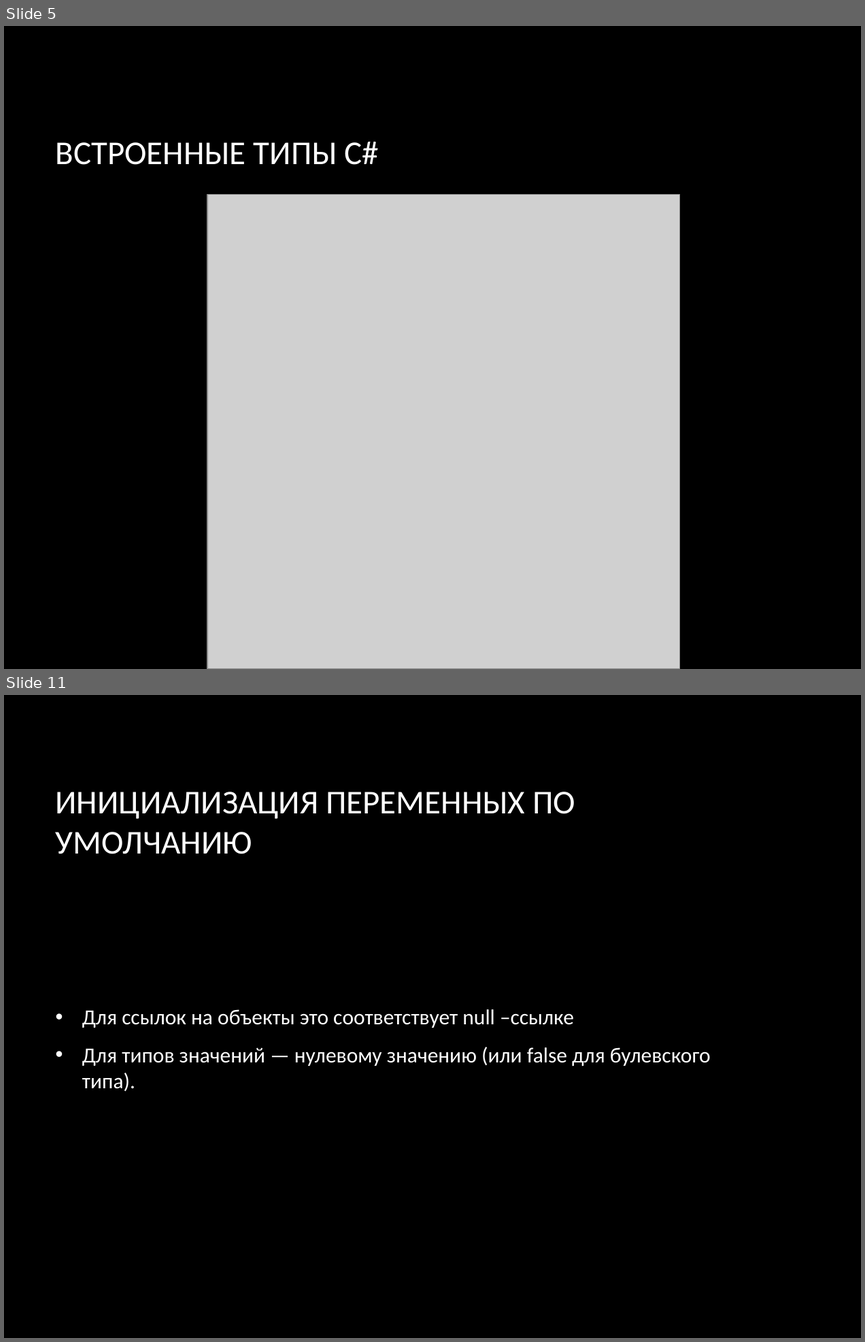
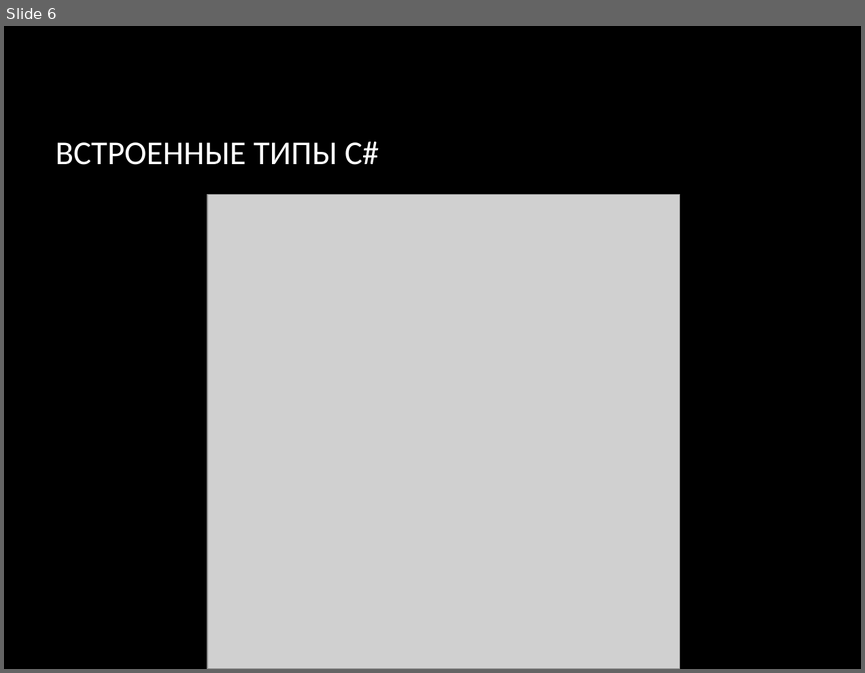
Before and after one commit to SunJohnson/Study, a slide deck: College/OP_09/2022-2/lectures/Лекция 2 Основы C#.pptx. Shown one above the other, each under a label of ours: slides 5 and 11 before the commit, slide 6 after it; the slides between them are not shown. The pictures are 865x1342 and 865x673 pixels, drawn with LibreOffice and Linux fonts; fonts in the diff are those of the drawing; grey boxes stand for pictures; background and template pictures are left out. Boxes give left, top, right and bottom in pixels: in the first picture for what was removed or moved away, otherwise in the second. Text is boxed around its words. In the diff, an @@ line names an element or a change of style, - is before the commit and + after.

```diff
--- a/College/OP_09/2022-2/lectures/Лекция 2 Основы C#.pptx
+++ b/College/OP_09/2022-2/lectures/Лекция 2 Основы C#.pptx
@@ slide 11 removed at [4, 695, 861, 1338], background picture (left out) @@
@@ title removed at [56, 792, 575, 854] @@
-ИНИЦИАЛИЗАЦИЯ ПЕРЕМЕННЫХ ПО УМОЛЧАНИЮ
@@ text removed at [82, 1009, 711, 1091] @@
-• Для ссылок на объекты это соответствует null –ссылке
-• Для типов значений — нулевому значению (или false для булевского типа).
@@ what was slide 5 is now slide 6 @@
```
Also in this commit, not shown: 8 slides changed, 13 slides added, 5 other slides removed.
